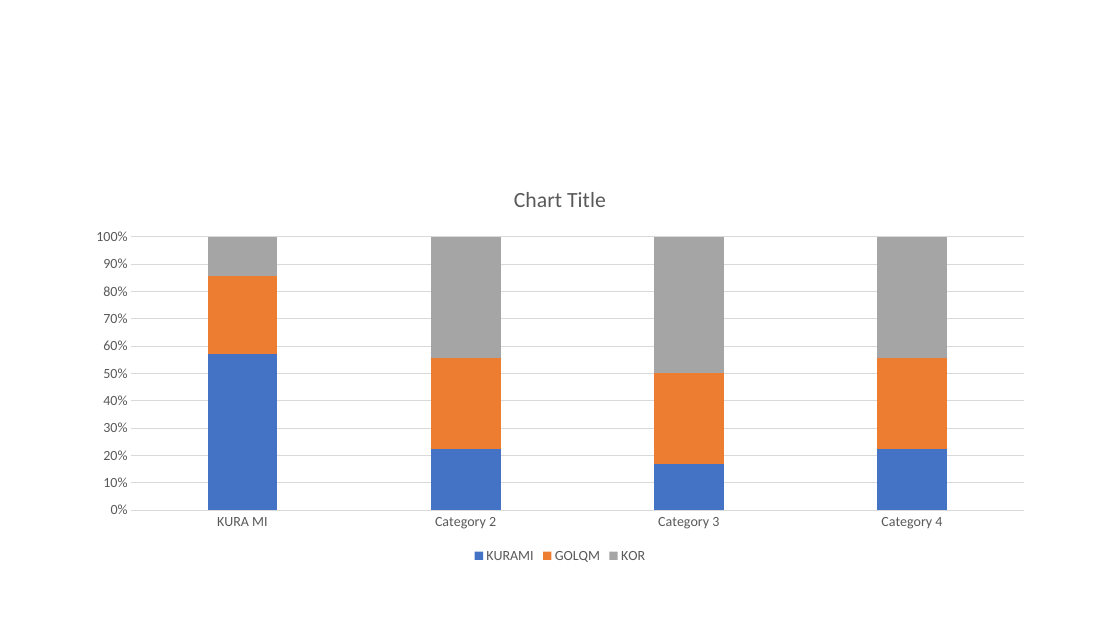
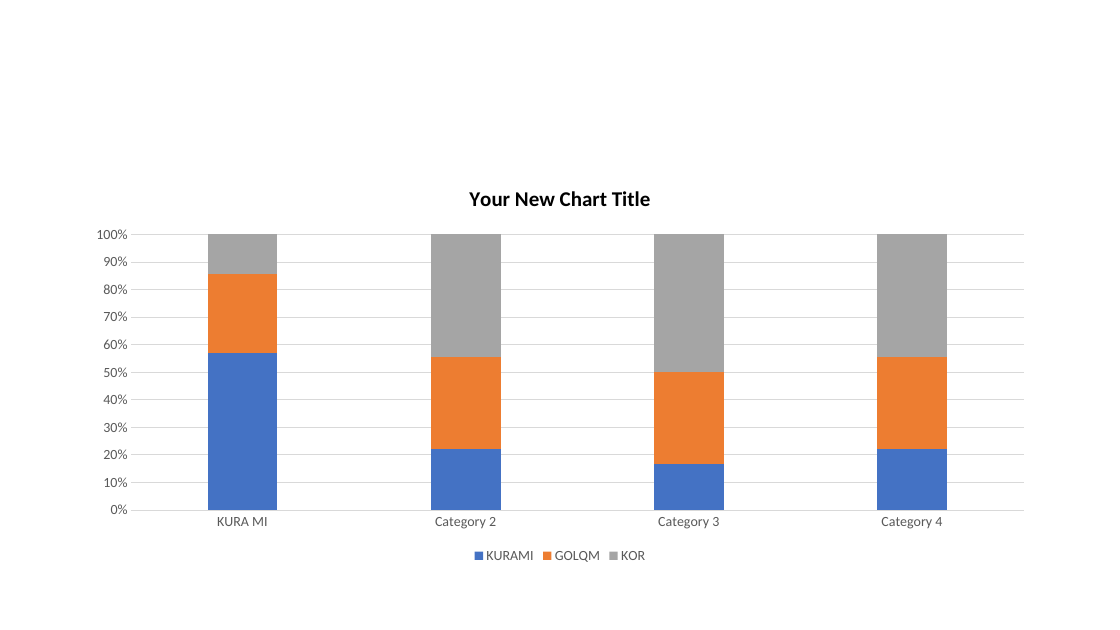
Before and after one commit to DonkoTonev/PowerPoint-Presentation-Updater, a slide deck: slide 2 of combined_updated_presentation.pptx. Drawn at 1120x630 pixels with LibreOffice and Linux fonts; fonts in the diff are those of the drawing. Boxes give left, top, right and bottom in pixels: in the first picture for what was removed or moved away, otherwise in the second. Text is boxed around its words. In the diff, an @@ line names an element or a change of style, - is before the commit and + after.

```diff
--- a/combined_updated_presentation.pptx
+++ b/combined_updated_presentation.pptx
@@ column stacked 100% chart at [77,168,1044,568] @@
@@ title "Your New Chart Title " added @@
```
Also in this commit, not shown: 1 other file.
